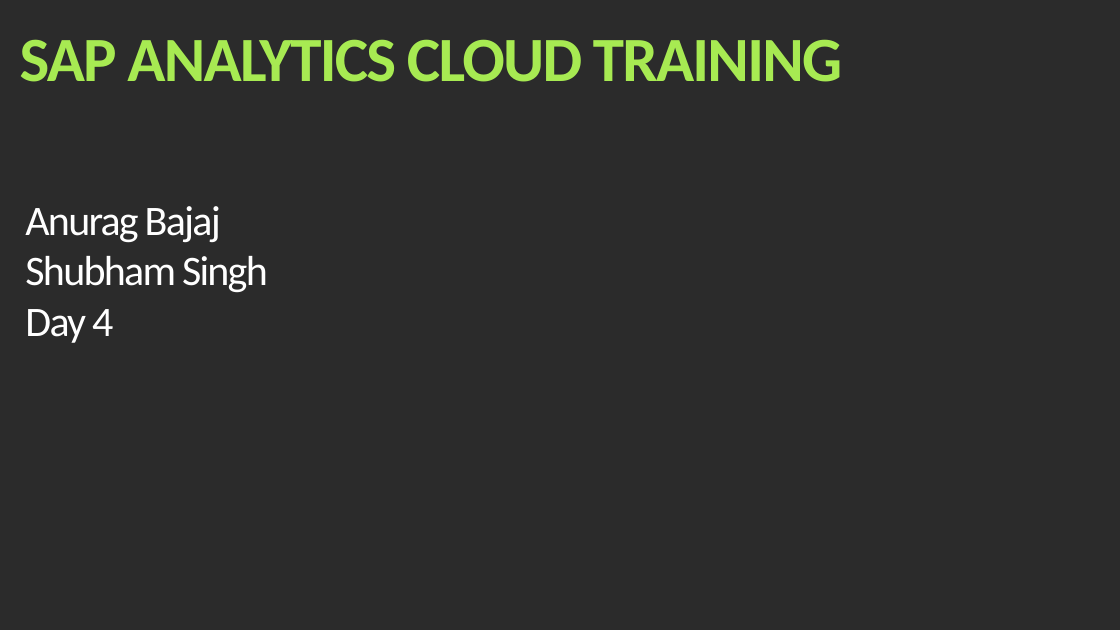
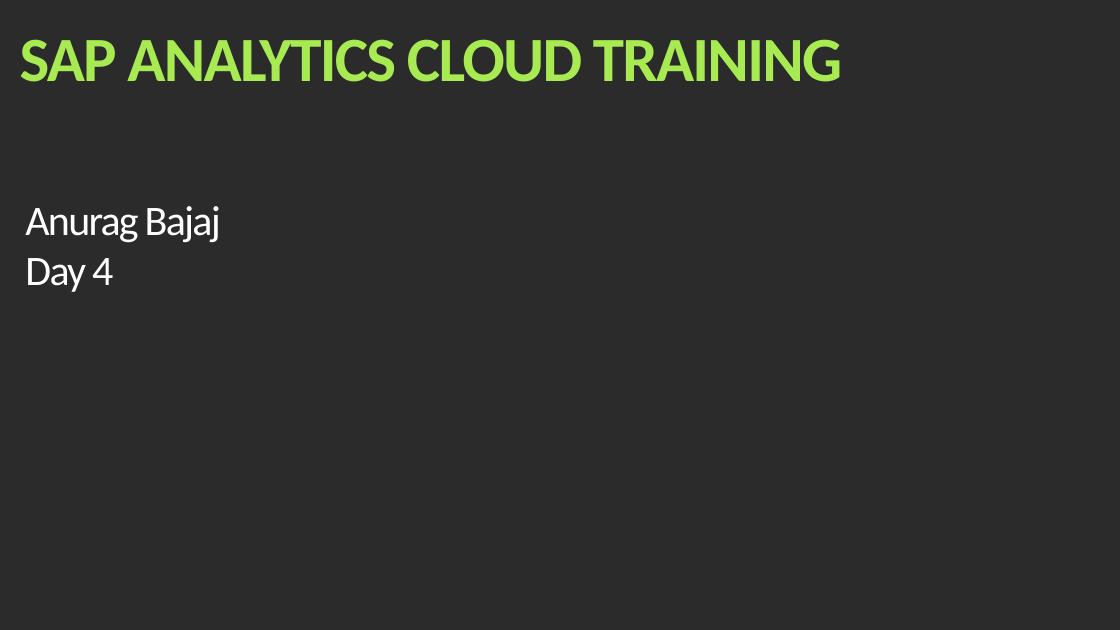
Before and after one commit to soyuztechnologies/Quinnox_SAC_JAN_2022, a slide deck: slide 1 of day 4/SAC_Training Day 4.pptx. Drawn at 1120x630 pixels with LibreOffice and Linux fonts; fonts in the diff are those of the drawing; background and template pictures are left out; a plain dark background stands for a picture behind light text. Boxes give left, top, right and bottom in pixels: in the first picture for what was removed or moved away, otherwise in the second. Text is boxed around its words. In the diff, an @@ line names an element or a change of style, - is before the commit and + after.

```diff
--- a/day 4/SAC_Training Day 4.pptx
+++ b/day 4/SAC_Training Day 4.pptx
@@ text at [25,256,268,293]: paragraph removed @@
-Shubham Singh
```
Also in this commit, not shown: 1 slide removed, 9 other files.
